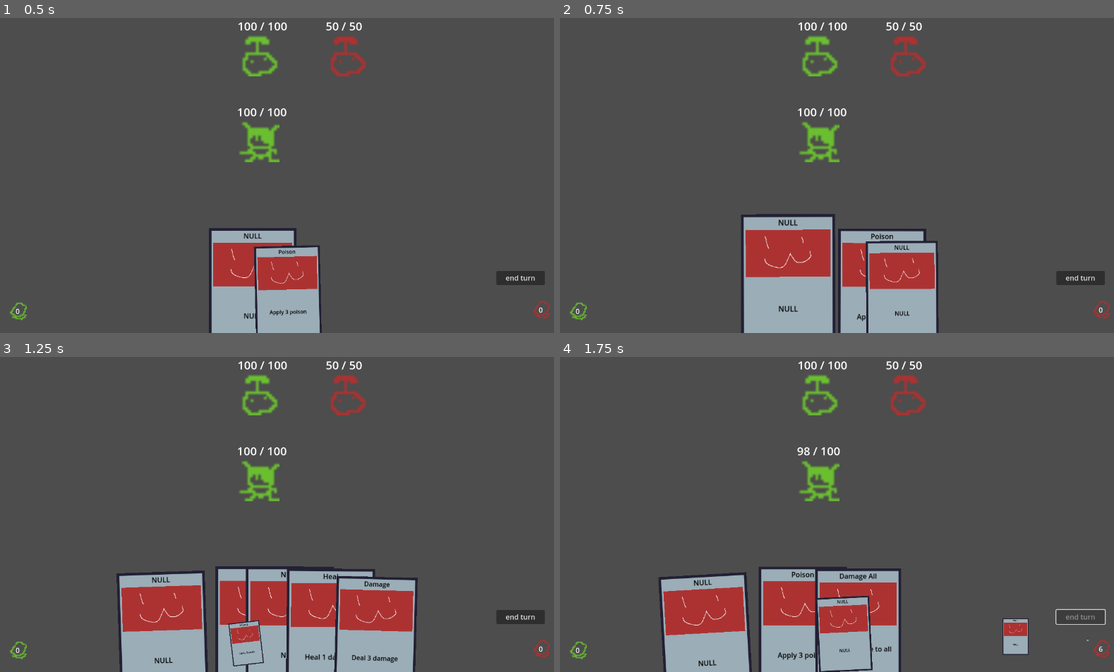
Above: before the commit, frames 1-4 (two rows, left to right).
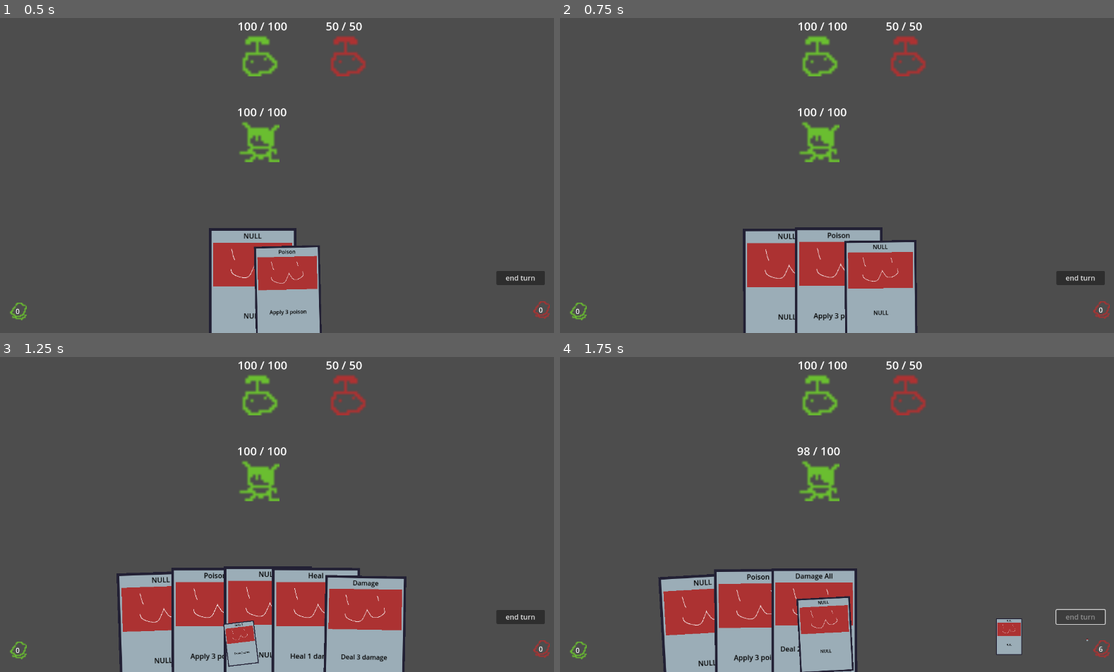
Above: after the commit, the same moments.

Repository: Saplings-Projects/1M_sub
Game: Godot game, scene res://#Scenes/TestingScene.tscn
Two runs of this game, one before a commit and one after it. Both use one fixed random seed, a clock stepped at 60 frames per second and the inputs below.
Inputs (mouse positions are in pixels of both pictures, inside the frame that each line leads up to):
- Up to frame 1 (0.5 s): no input
- Up to frame 2 (0.75 s): click (814, 288) at 0.52 s
- Up to frame 3 (1.25 s): no input
- Up to frame 4 (1.75 s): click "end turn" at 1.25 s

Frame 1 is identical in both runs. In frame 2, 5.6% of the frame differs, in the area x 32-69%, y 62-100%; in frame 3, 4.7%; in frame 4, 6.1%, in the area x 26-96%, y 66-100%.

Commit message:
Bind input only when the card is finished moving

Diff:
--- a/Cards/CardContainer.gd
+++ b/Cards/CardContainer.gd
@@ -145,9 +145,20 @@
 	# force an update of the card positions so they are up to date with this new card
 	_update_card_positions()
 
-	card.get_card_movement_component().set_movement_state(Enums.CardMovementState.MOVING_TO_HAND)
-
-	_bind_card_input(card)
+	var card_movement: CardMovementComponent = card.get_card_movement_component()
+	card_movement.set_movement_state(Enums.CardMovementState.MOVING_TO_HAND)
+
+	# Wait for card to finish moving, then bind input
+	card_movement.on_movement_state_update.connect(_on_card_change_state.bind(card))
+
+
+func _on_card_change_state(new_state: Enums.CardMovementState, card: CardWorld):
+	# once we enter IN_HAND state, bind input
+	if new_state == Enums.CardMovementState.IN_HAND:
+		_bind_card_input(card)
+
+		# unbind movement signal so it doesn't keep firing for every state
+		card.get_card_movement_component().on_movement_state_update.disconnect(_on_card_change_state)
 
 
 func _bind_card_input(card: CardWorld):
